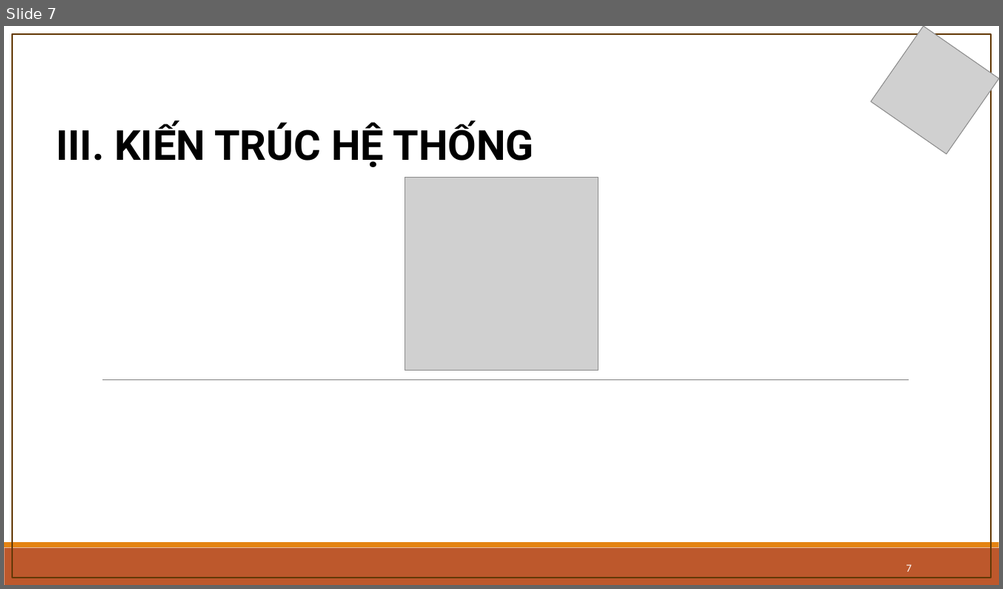
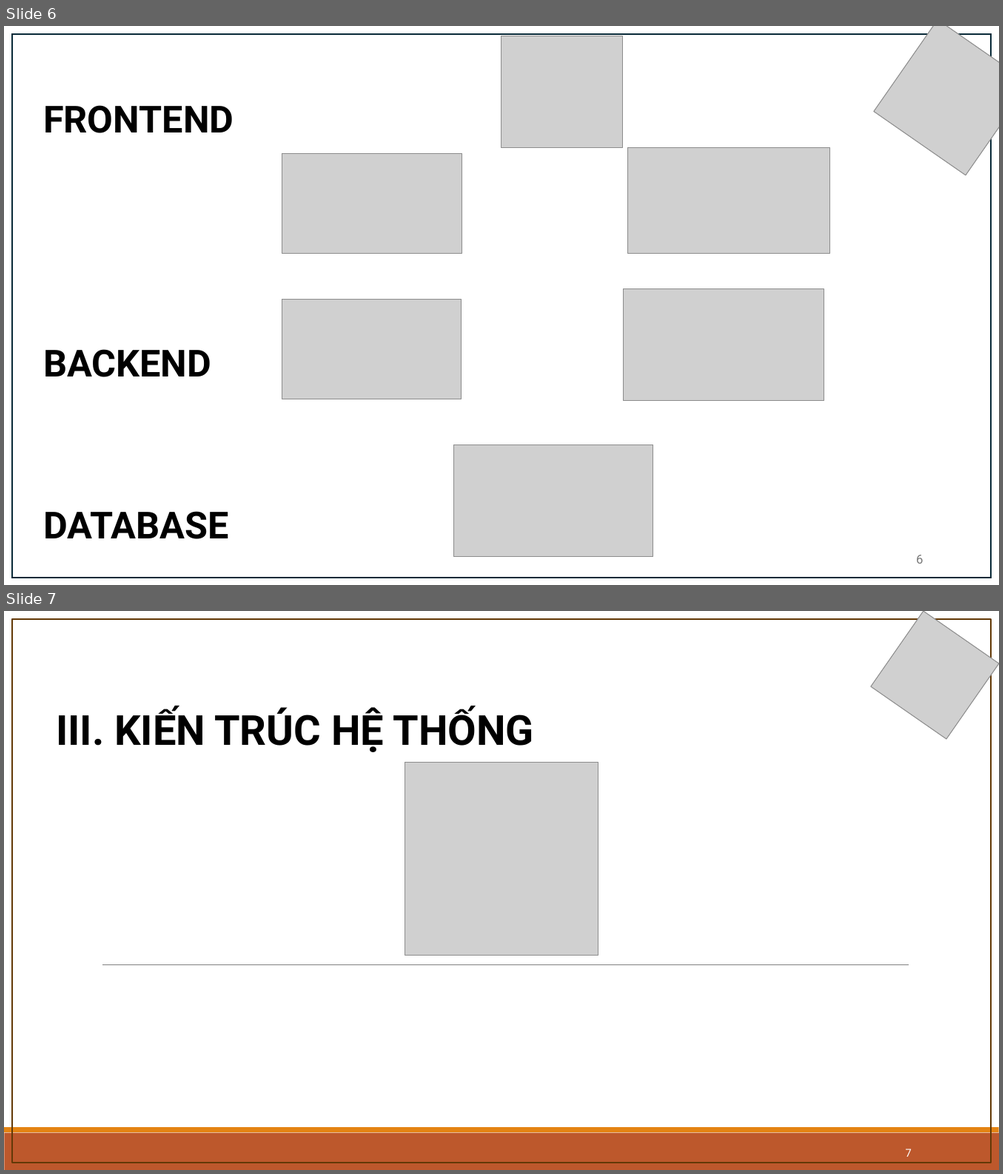
Before and after one commit to nguyenhoangnhan2102/tn-da21tta-110121071-nguyenhoangnhan-bandienthoai, a slide deck: docs/Chuyên ngành - Nguyễn Hoàng Nhân - DA21TTA - 110121071.pptx. Shown one above the other, each under a label of ours: slide 7 before the commit, slides 6 and 7 after it. The pictures are 1003x589 and 1003x1174 pixels, drawn with LibreOffice and Linux fonts; fonts in the diff are those of the drawing; grey boxes stand for pictures. Boxes give left, top, right and bottom in pixels: in the first picture for what was removed or moved away, otherwise in the second. Text is boxed around its words. In the diff, an @@ line names an element or a change of style, - is before the commit and + after.

```diff
--- a/docs/Chuyên ngành - Nguyễn Hoàng Nhân - DA21TTA - 110121071.pptx
+++ b/docs/Chuyên ngành - Nguyễn Hoàng Nhân - DA21TTA - 110121071.pptx
@@ slide 6 added at [4,26,999,585], background #FFFFFF @@
@@ rectangle added at [12,34,991,578], outline #092A39 1.5 pt @@
@@ picture added at [502,36,623,147] @@
@@ picture added at [874,26,999,175] @@
@@ text added at [43,105,233,133], 36 pt, text #000000, bold @@
+FRONTEND
@@ picture added at [282,153,461,254] @@
@@ picture added at [628,147,829,254] @@
@@ picture added at [623,289,823,401] @@
@@ picture added at [282,300,461,400] @@
@@ text added at [43,349,211,378], 36 pt, text #000000, bold @@
+BACKEND
@@ picture added at [454,446,653,557] @@
@@ text added at [43,511,229,540], 36 pt, text #000000, bold @@
+DATABASE
@@ page number added at [916,555,922,564], 12 pt, text #797979 @@
+6
```
Also in this commit, not shown: 10 slides changed, 1 slide removed.
